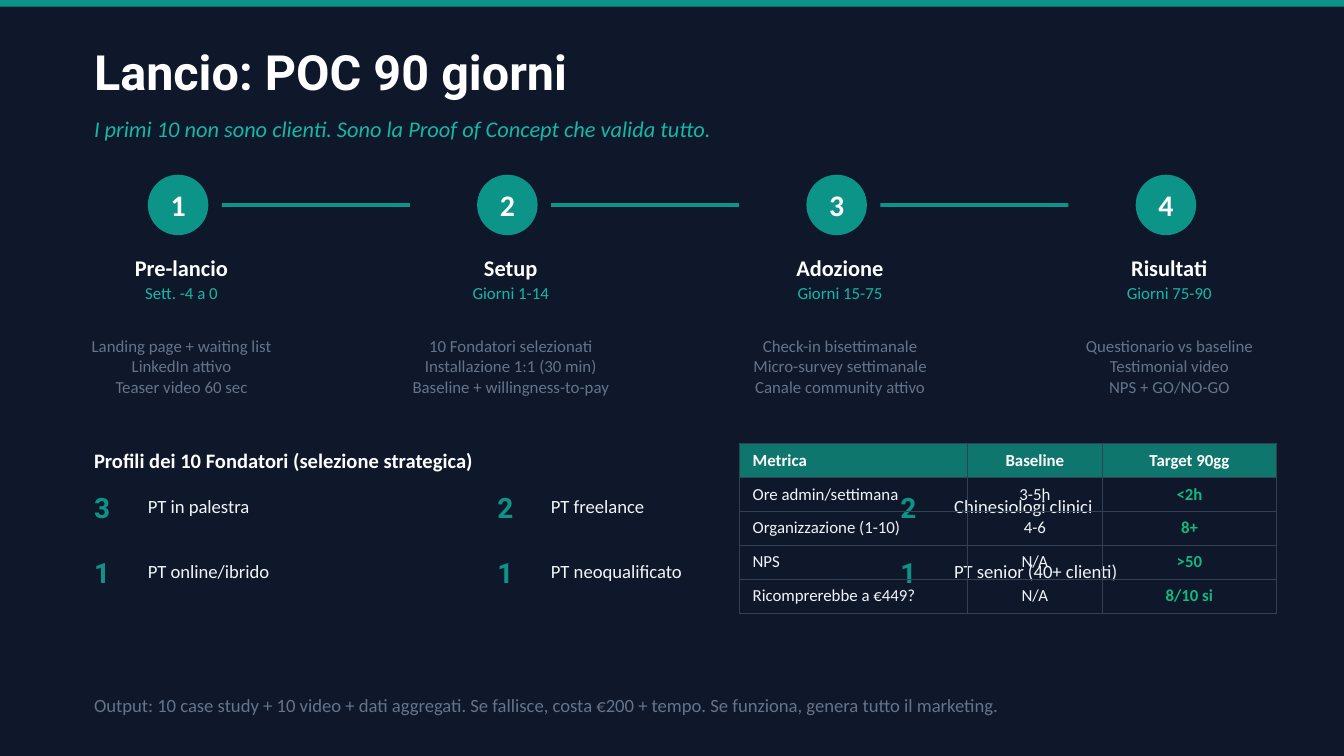
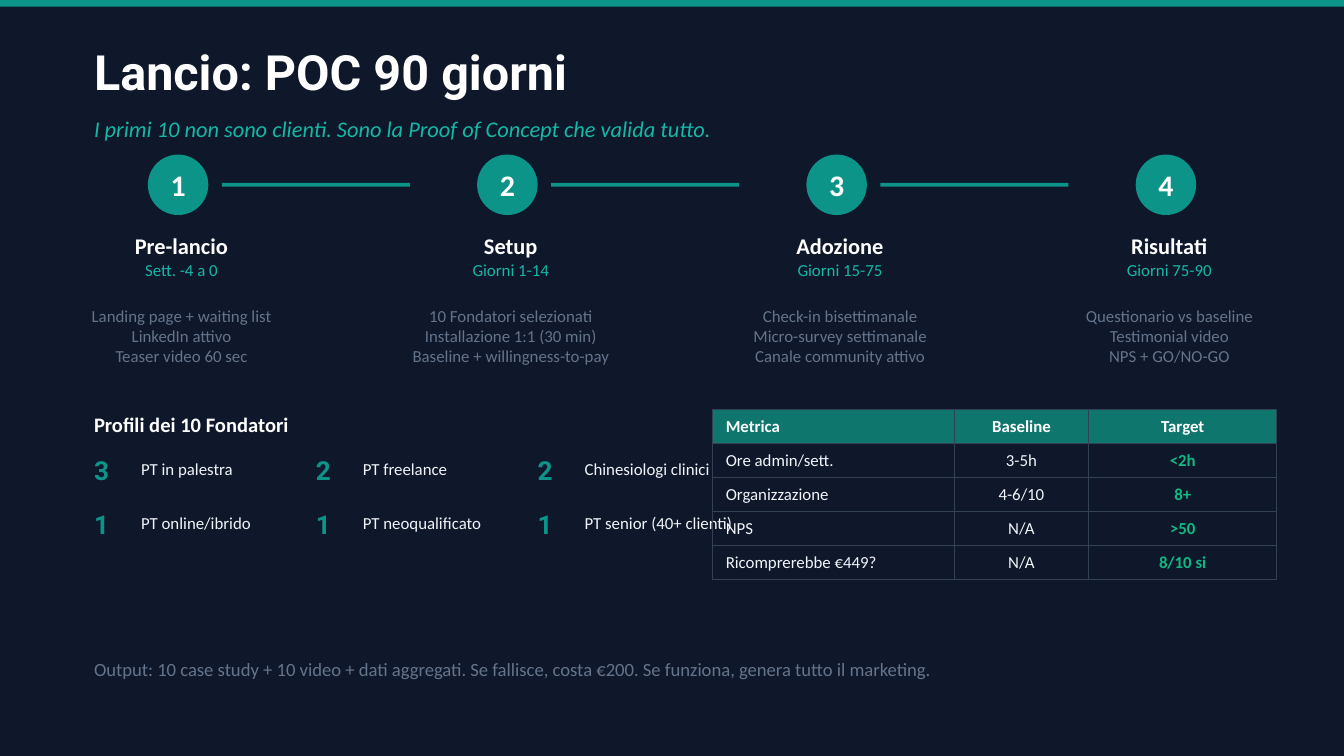
Before and after one commit to gverardo87-lab/FitManager_Studio-, a slide deck: slide 10 of docs/FitManager_PitchDeck.pptx. Drawn at 1344x756 pixels with LibreOffice and Linux fonts; fonts in the diff are those of the drawing. Boxes give left, top, right and bottom in pixels: in the first picture for what was removed or moved away, otherwise in the second. Text is boxed around its words. In the diff, an @@ line names an element or a change of style, - is before the commit and + after.

```diff
--- a/docs/FitManager_PitchDeck.pptx
+++ b/docs/FitManager_PitchDeck.pptx
@@ 12 texts, 4 ellipses, 3 lines: place and size @@
-12 texts, 4 ellipses, 3 lines at (135, 175, 1211, 299)
+12 texts, 4 ellipses, 3 lines at (135, 155, 1211, 276)
@@ text "Landing page + waiting list": place and size @@
-text "Landing page + waiting list" at (92, 340, 271, 393)
+text "Landing page + waiting list" at (92, 310, 271, 362)
@@ text "10 Fondatori selezionati": place and size @@
-text "10 Fondatori selezionati" at (413, 340, 609, 396)
+text "10 Fondatori selezionati" at (413, 310, 609, 365)
@@ text "Check-in bisettimanale": place and size @@
-text "Check-in bisettimanale" at (753, 340, 927, 396)
+text "Check-in bisettimanale" at (753, 310, 927, 365)
@@ text "Questionario vs baseline": place and size @@
-text "Questionario vs baseline" at (1086, 340, 1253, 394)
+text "Questionario vs baseline" at (1086, 310, 1253, 363)
@@ text at (94, 417, 289, 432): text changed @@
-Profili dei 10 Fondatori (selezione strategica)
+Profili dei 10 Fondatori
@@ table at (712, 410, 1277, 575) @@
-row 1, column 3: Target 90gg
+row 1, column 3: Target
-row 2, column 1: Ore admin/settimana
+row 2, column 1: Ore admin/sett.
-row 3, column 1: Organizzazione (1-10)
+row 3, column 1: Organizzazione
-row 3, column 2: 4-6
+row 3, column 2: 4-6/10
-row 5, column 1: Ricomprerebbe a €449?
+row 5, column 1: Ricomprerebbe €449?
@@ table: place and size @@
-table at (739, 444, 1277, 608)
+table at (712, 410, 1277, 575)
@@ text "3": place and size @@
-text "3" at (94, 498, 110, 518)
+text "3" at (94, 461, 109, 480)
@@ text "PT in palestra": place and size @@
-text "PT in palestra" at (148, 500, 250, 516)
+text "PT in palestra" at (141, 463, 233, 478)
@@ text "2": place and size @@
-text "2" at (497, 498, 513, 518)
+text "2" at (316, 461, 331, 480)
@@ text "PT freelance": place and size @@
-text "PT freelance" at (551, 500, 645, 513)
+text "PT freelance" at (363, 463, 447, 475)
@@ text "2": place and size @@
-text "2" at (900, 498, 916, 518)
+text "2" at (538, 461, 553, 480)
@@ text "Chinesiologi clinici": place and size @@
-text "Chinesiologi clinici" at (954, 498, 1093, 519)
+text "Chinesiologi clinici" at (585, 463, 709, 478)
@@ text "1": place and size @@
-text "1" at (94, 563, 110, 583)
+text "1" at (94, 515, 109, 534)
@@ text "PT online/ibrido": place and size @@
-text "PT online/ibrido" at (148, 565, 270, 579)
+text "PT online/ibrido" at (141, 517, 251, 530)
@@ text "1": place and size @@
-text "1" at (497, 563, 513, 583)
+text "1" at (316, 515, 331, 534)
@@ text "PT neoqualificato": place and size @@
-text "PT neoqualificato" at (551, 565, 682, 581)
+text "PT neoqualificato" at (363, 517, 481, 532)
@@ size 15 to 14 pt in 6 elements at (94, 461, 109, 480), (94, 515, 109, 534), (316, 461, 331, 480), (316, 515, 331, 534), (538, 461, 553, 480), (538, 515, 553, 534) @@
@@ text "1": place and size @@
-text "1" at (900, 563, 916, 590)
+text "1" at (538, 515, 553, 534)
@@ size 10 to 9 pt in 6 elements at (141, 463, 233, 478), (141, 517, 251, 530), (363, 463, 447, 475), (585, 463, 709, 478), (363, 517, 481, 532), (585, 516, 732, 535) @@
@@ text "PT senior (40+ clienti)": place and size @@
-text "PT senior (40+ clienti)" at (954, 562, 1117, 583)
+text "PT senior (40+ clienti)" at (585, 516, 732, 535)
@@ text at (94, 663, 931, 679): text changed @@
-Output: 10 case study + 10 video + dati aggregati. Se fallisce, costa €200 + tempo. Se funziona, genera tutto il marketing.
+Output: 10 case study + 10 video + dati aggregati. Se fallisce, costa €200. Se funziona, genera tutto il marketing.
```
Also in this commit, not shown: 8 other slides changed, 1 other file.
